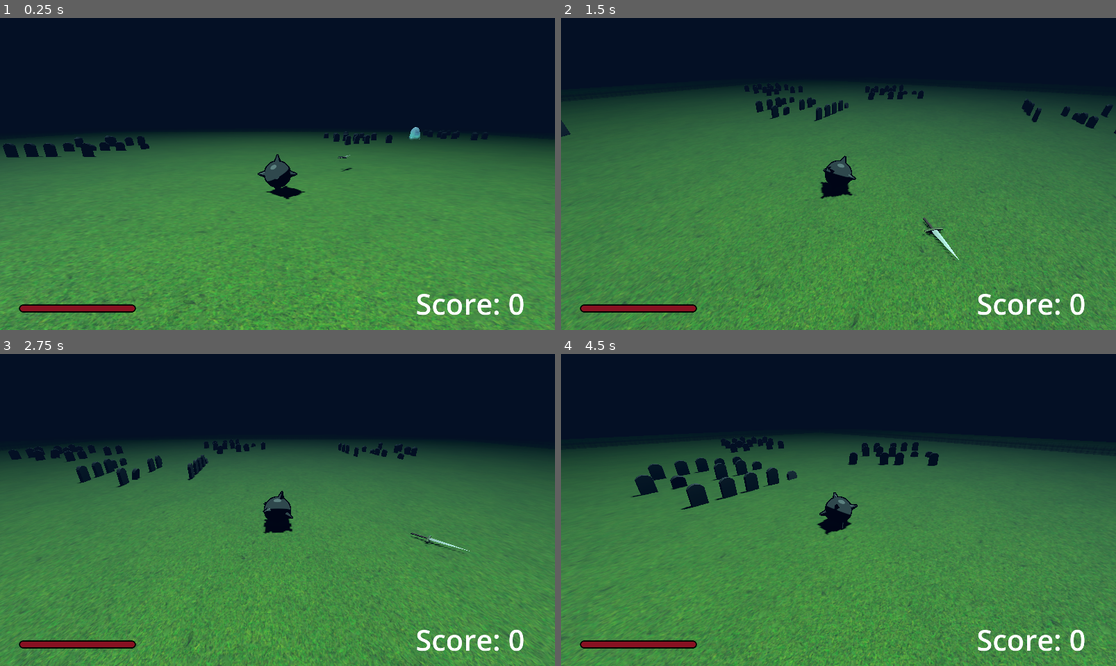
Above: before the commit, frames 1-4 (two rows, left to right).
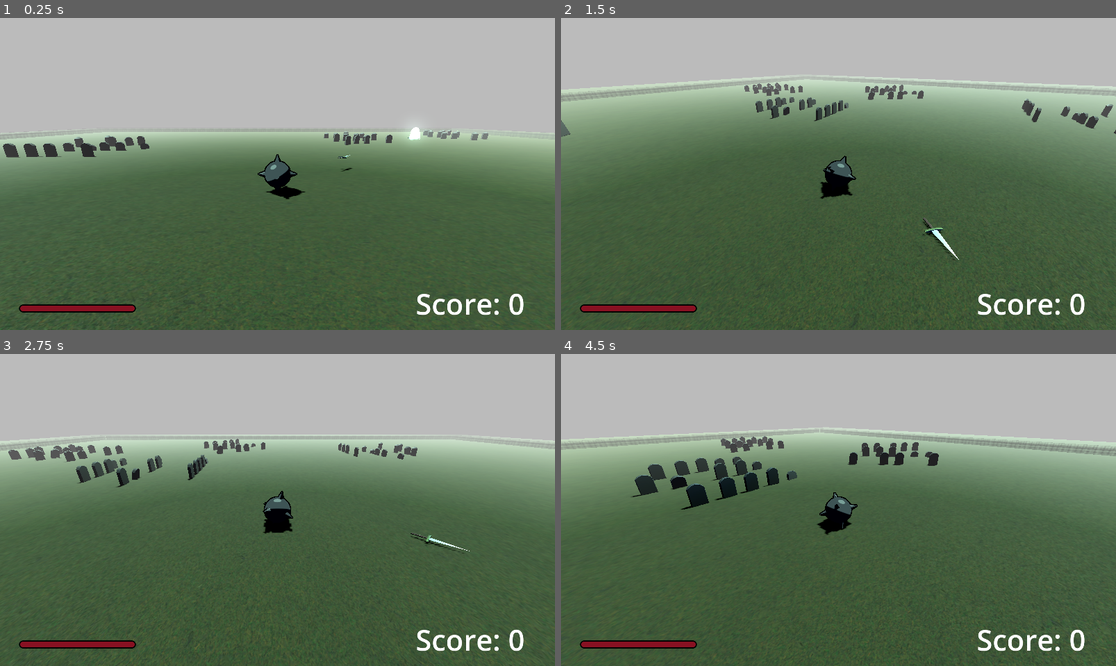
Above: after the commit, the same moments.

Repository: erikringwalters/pirate-jam-16-prototype
Game: Godot game, scene res://scenes/main.tscn
The game is run twice, just before and just after one commit, with the same random seed, the same clock (stepped at 60 frames per second) and the same inputs.
Inputs (mouse positions are in pixels of both pictures, inside the frame that each line leads up to):
- Up to frame 1 (0.25 s): no input
- Up to frame 2 (1.5 s): tap Enter (restart) at 0.5, 1.25 s; move the mouse to (960, 158) at 0.52 s; press the mouse at (960, 158) at 0.53 s; hold D (move_right) 0.53-1.28 s; move the mouse to (810, 174) at 1.27 s; release the mouse at (810, 174) at 1.28 s; hold W (move_up) from 1.28 s (still down); click (810, 174) at 1.35 s
- Up to frame 3 (2.75 s): keep holding W (move_up); tap Enter (restart) at 2 s; move the mouse to (288, 503) at 2.02 s; press the mouse at (288, 503) at 2.03 s
- Up to frame 4 (4.5 s): keep holding W (move_up); tap Enter (restart) at 2.75, 3.5, 4.25 s; move the mouse to (832, 516) at 2.77 s; release the mouse at (832, 516) at 2.78 s; click (832, 516) at 2.85 s; move the mouse to (877, 513) at 3.52 s; press the mouse at (877, 513) at 3.53 s; move the mouse to (794, 506) at 4.27 s; release the mouse at (794, 506) at 4.28 s; click (794, 506) at 4.35 s

The runs differ from the first frame. In frame 1, 96% of the frame differs, in the area x 0-100%, y 0-100%; in frame 2, 93%; in frame 3, 94%; in frame 4, 94%.

Commit message:
rendering/lighting/collision improvements

Diff:
--- a/scenes/level/level.tscn
+++ b/scenes/level/level.tscn
@@ -14,16 +14,27 @@
 [ext_resource type="Texture2D" uid="uid://dtrqkdcoovdim" path="res://assets/fence.png" id="11_pe1ox"]
 [ext_resource type="PackedScene" uid="uid://c3r34lobnlnxv" path="res://assets/TombStone.fbx" id="14_vrc4q"]
 
+[sub_resource type="ProceduralSkyMaterial" id="ProceduralSkyMaterial_b7m21"]
+
+[sub_resource type="Sky" id="Sky_pm6rs"]
+sky_material = SubResource("ProceduralSkyMaterial_b7m21")
+
 [sub_resource type="Environment" id="Environment_h2yge"]
-background_mode = 1
+background_mode = 2
+background_color = Color(1, 1, 1, 1)
+background_energy_multiplier = 0.0
+sky = SubResource("Sky_pm6rs")
 ambient_light_source = 2
+ambient_light_color = Color(0, 0.216576, 0.466073, 1)
 glow_enabled = true
 fog_enabled = true
-fog_light_color = Color(0.0509804, 0.0941176, 0.172549, 1)
-fog_light_energy = 0.8
-fog_density = 0.0876
+fog_mode = 1
+fog_light_color = Color(1, 1, 1, 1)
+fog_light_energy = 0.5
+fog_density = 1.0
 
 [sub_resource type="StandardMaterial3D" id="StandardMaterial3D_pe1ox"]
+albedo_color = Color(0.590514, 0.369382, 0, 1)
 albedo_texture = ExtResource("9_tf2q7")
 roughness_texture_channel = 4
 normal_enabled = true
--- a/scenes/player/player.tscn
+++ b/scenes/player/player.tscn
@@ -24,6 +24,7 @@
 [node name="Player" type="RigidBody3D"]
 collision_layer = 65
 collision_mask = 65
+mass = 10.0
 physics_material_override = ExtResource("1_qhqgy")
 center_of_mass_mode = 1
 script = ExtResource("1_g2els")
--- a/scripts/enemy.gd
+++ b/scripts/enemy.gd
@@ -39,8 +39,8 @@
 	weapon.rotation.x += deg_to_rad(90)
 	weapon.rotation.y += deg_to_rad(90)
 	weapon.rotation.z += deg_to_rad(-90)
-
 	weapon.set_deferred("freeze", true)
+	weapon.get_node("RBCollision").set_deferred("disabled", true)
 	get_node("RBCollision/MeshInstance3D").set_material_override(get_node("RBCollision/MeshInstance3D").get_material_override().duplicate())
 
 func _physics_process(delta: float) -> void:
@@ -102,8 +102,8 @@
 		area.queue_free()
 
 func drop_weapon() -> void:
+	weapon.get_node("RBCollision").set_deferred("disabled", false)
 	weapon.drop()
 	weapon.reparent(get_parent(), true)
 	weapon.set_collision_layers(false, false)
-	weapon.set_deferred("disabled", false)
 	weapon.set_deferred("freeze", false)
Not shown: 1 places in scenes/level/level.tscn that only renumber resources
Not shown: 1 places in scenes/player/player.tscn that only renumber resources
